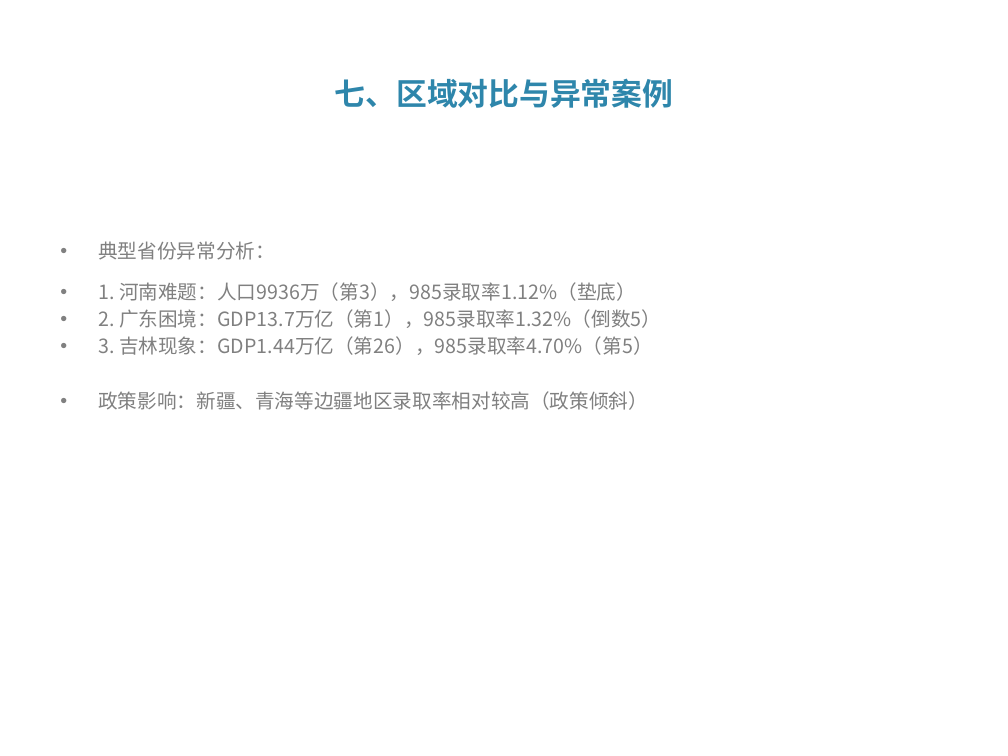
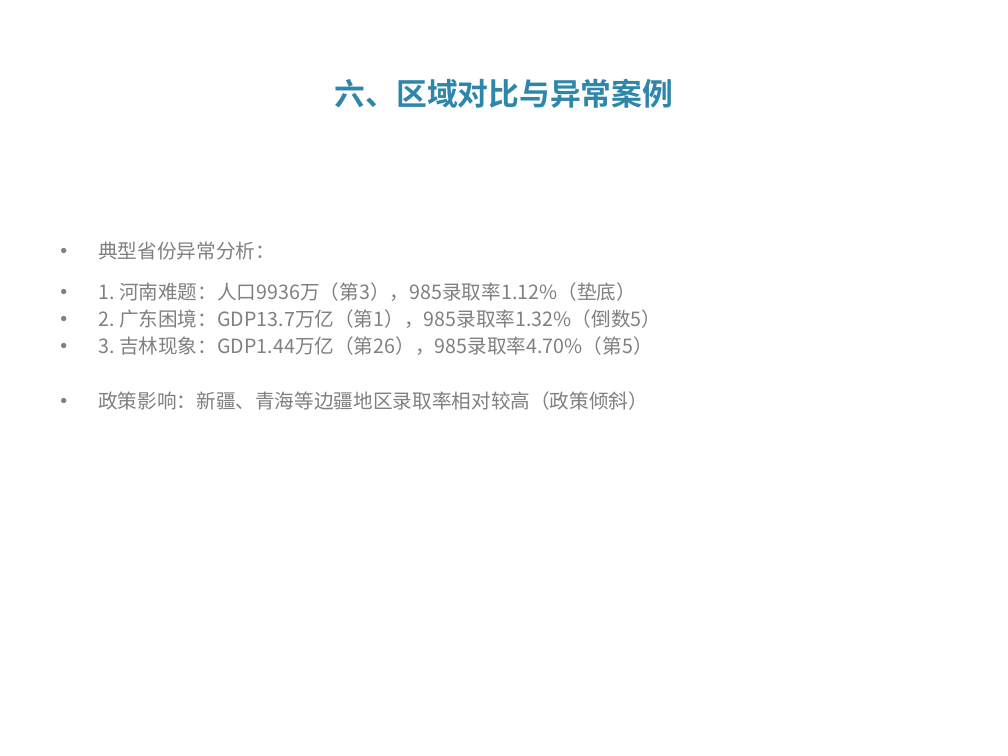
Before and after one commit to Tequlia-Hermit/DaSE-Introduction-, a slide deck: slide 7 of 教育经济分析_期末大作业.pptx. Drawn at 1008x756 pixels with LibreOffice and Linux fonts; fonts in the diff are those of the drawing. Boxes give left, top, right and bottom in pixels: in the first picture for what was removed or moved away, otherwise in the second. Text is boxed around its words. In the diff, an @@ line names an element or a change of style, - is before the commit and + after.

```diff
--- a/教育经济分析_期末大作业.pptx
+++ b/教育经济分析_期末大作业.pptx
@@ title at <box>335,78,673,108</box>: text changed @@
-七、区域对比与异常案例
+六、区域对比与异常案例
```
Also in this commit, not shown: 7 other slides changed, 7 other files.
